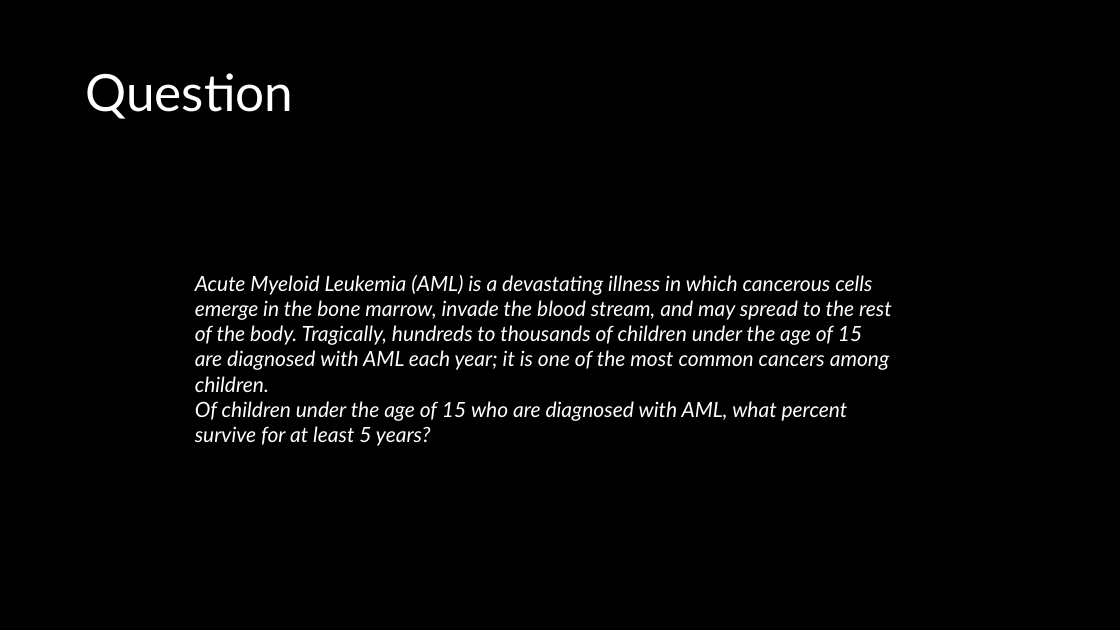
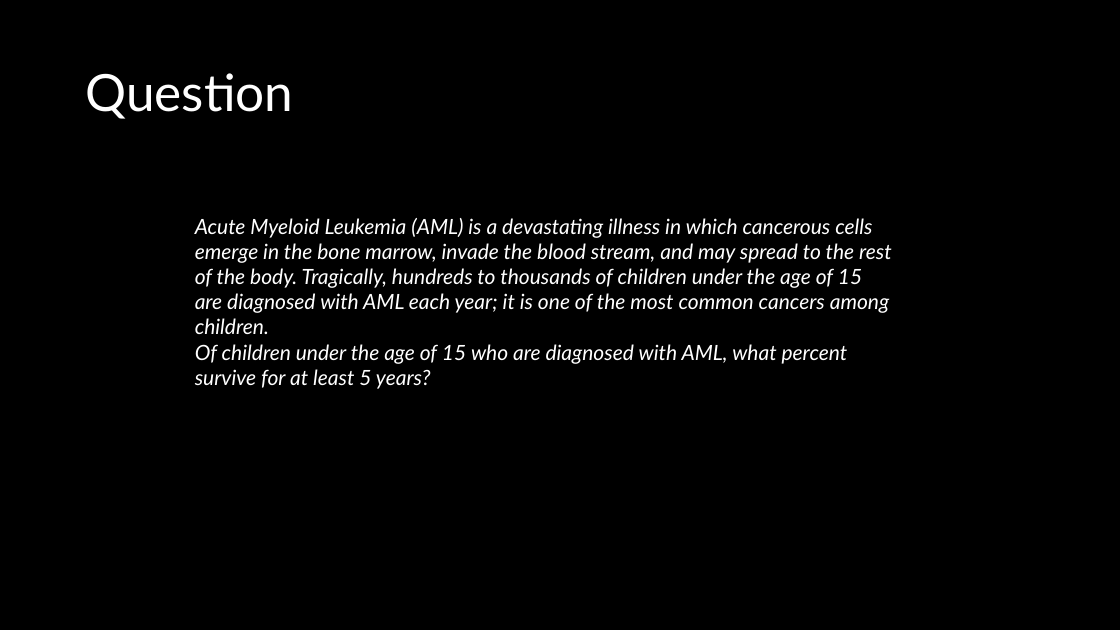
Before and after one commit to Nomandes/social_science_replication_good_news, a slide deck: slide 3 of replication_presentation.pptx (slide 5 before the commit). Drawn at 1120x630 pixels with LibreOffice and Linux fonts; fonts in the diff are those of the drawing. Boxes give left, top, right and bottom in pixels: in the first picture for what was removed or moved away, otherwise in the second. Text is boxed around its words. In the diff, an @@ line names an element or a change of style, - is before the commit and + after.

```diff
--- a/replication_presentation.pptx
+++ b/replication_presentation.pptx
@@ text "Acute Myeloid Leukemia (AML) is ...": place and size @@
-text "Acute Myeloid Leukemia (AML) is ..." at (195,275,892,446)
+text "Acute Myeloid Leukemia (AML) is ..." at (195,218,892,389)
```
Also in this commit, not shown: 7 other slides changed, 1 slide removed.
